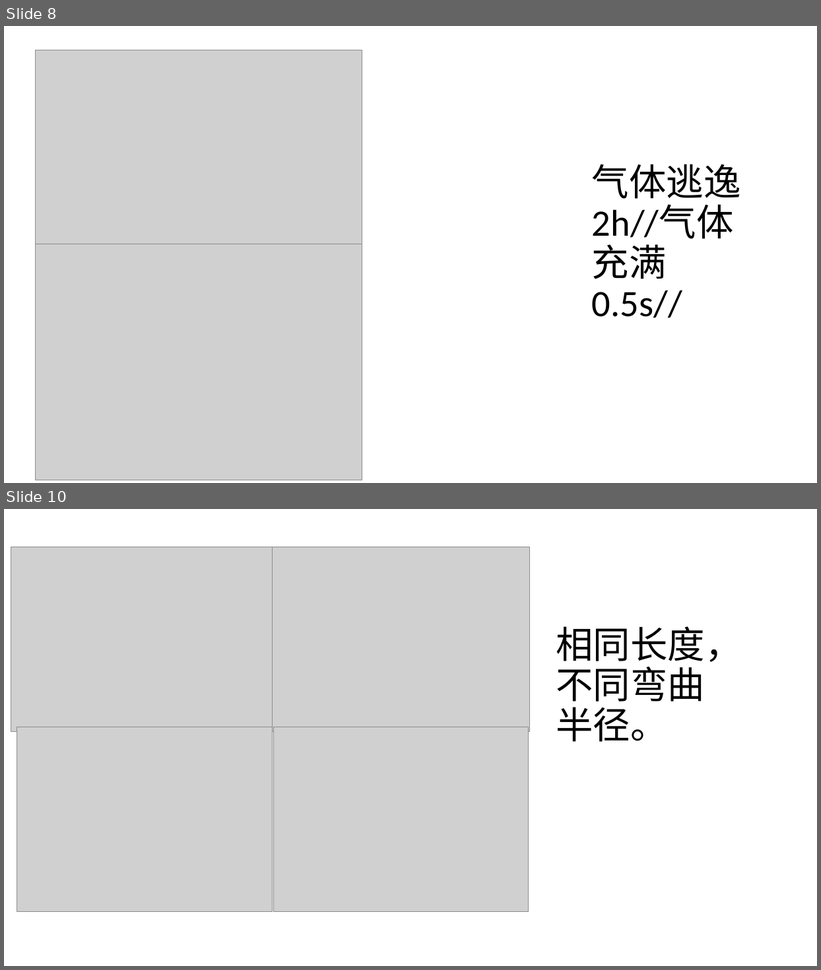
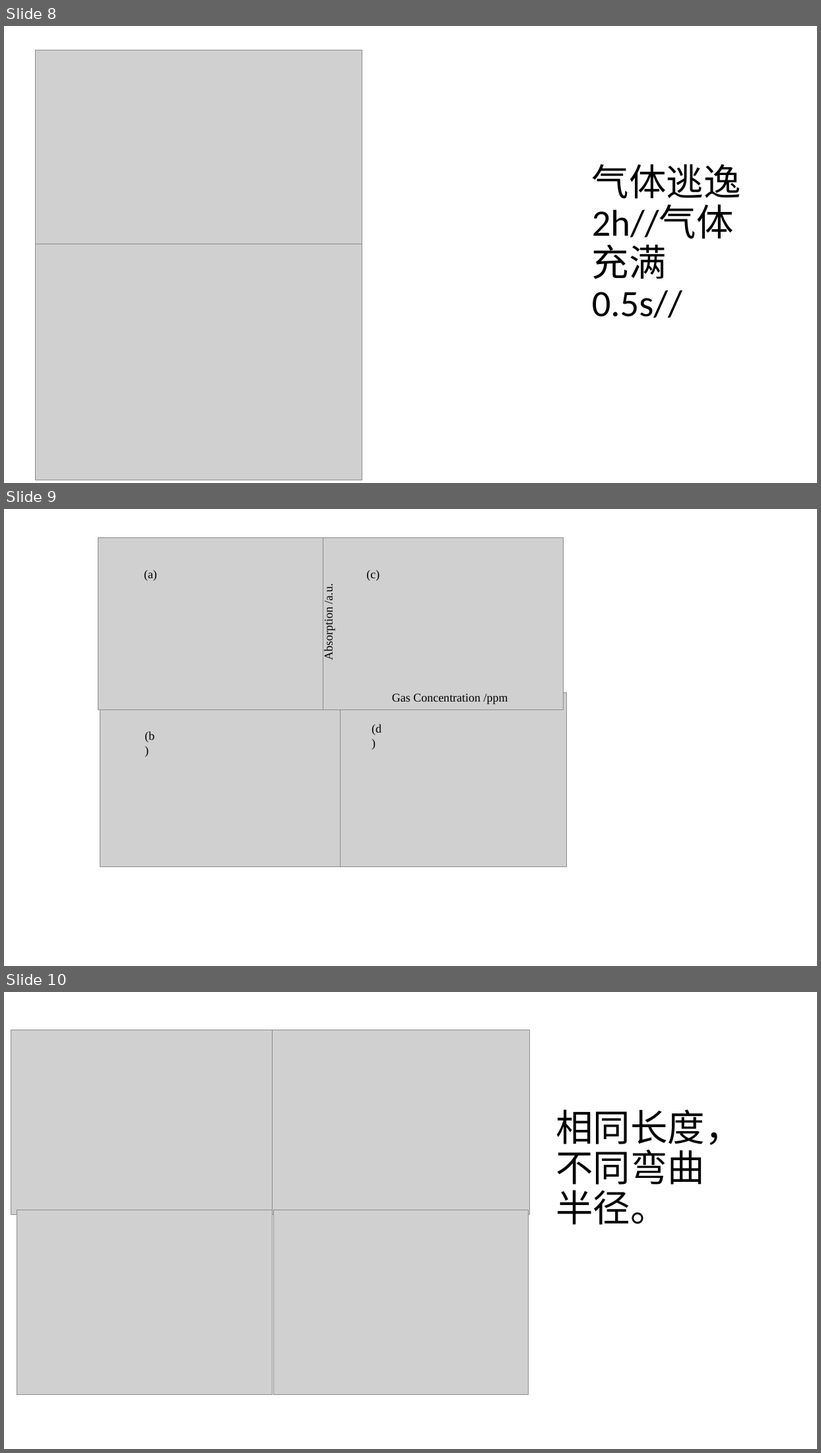
Before and after one commit to alwee021/CV, a slide deck: 毕业论文/论文用图.pptx. Shown one above the other, each under a label of ours: slides 8 and 10 before the commit, slides 8, 9 and 10 after it; the slides between them are not shown. The pictures are 821x970 and 821x1453 pixels, drawn with LibreOffice and Linux fonts; fonts in the diff are those of the drawing; grey boxes stand for pictures. Boxes give left, top, right and bottom in pixels: in the first picture for what was removed or moved away, otherwise in the second. Text is boxed around its words. In the diff, an @@ line names an element or a change of style, - is before the commit and + after.

```diff
--- a/毕业论文/论文用图.pptx
+++ b/毕业论文/论文用图.pptx
@@ slide 9 added at (x1=4, y1=509, x2=817, y2=966), background #FFFFFF @@
@@ group added at (x1=98, y1=537, x2=567, y2=867): 6 texts, 4 pictures @@
+(a)
+(b)
+(c)
+(d)
+Gas Concentration /ppm
+Absorption /a.u.
```
Also in this commit, not shown: 1 slide removed, 2 other files.
